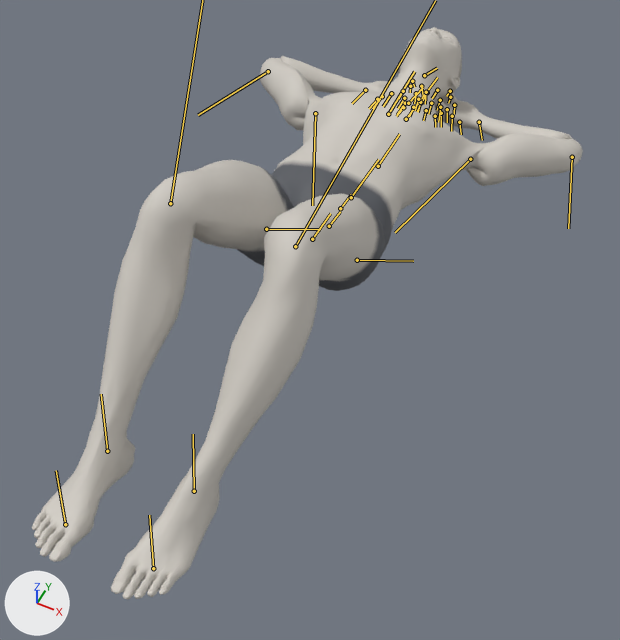
Before and after pictures for a commit that changed the glTF model exports/sit-up.glb.
Camera for both pictures: a 50 mm camera at (0.625, -1.257, 1.404) aimed at (0.085, -0.177, 0.053). Every picture has the same lights, and +X, +Y and +Z are marked at lower left. The picture after the commit comes second. Both versions are drawn at frame 0 of the action 'sit-up'; the numbers are the values there. The bones that change, and the others that lie on the model, are drawn over the model as lines.
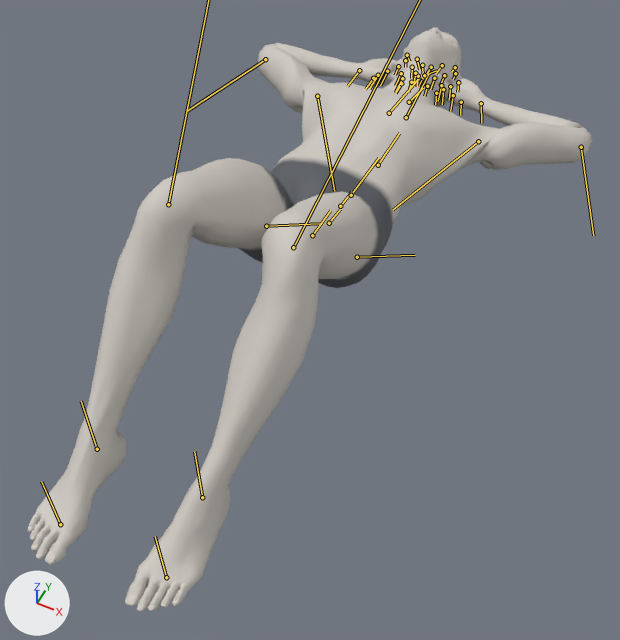
Changed parts and their boxes [x1, y1, x2, y2] in the pictures (620 x 640 px):
'Mesh_0', posed
    before: [32, 27, 583, 599]
    after: [28, 27, 592, 612]
bone 'pelvis', root to tip
    before: (312, 239) to (330, 213)
    after: (312, 235) to (330, 210)
bone 'clavicle_l', root to tip
    before: (406, 119) to (437, 77)
    after: (406, 117) to (428, 74)
bone 'upperarm_l', root to tip
    before: (470, 159) to (395, 232)
    after: (478, 141) to (393, 209)
bone 'lowerarm_l', root to tip
    before: (572, 157) to (568, 228)
    after: (581, 147) to (593, 235)
bone 'hand_l', root to tip
    before: (479, 122) to (482, 140)
    after: (481, 103) to (481, 123)
bone 'clavicle_r', root to tip
    before: (388, 114) to (414, 71)
    after: (389, 113) to (423, 73)
bone 'upperarm_r', root to tip
    before: (315, 113) to (312, 205)
    after: (317, 96) to (334, 191)
bone 'lowerarm_r', root to tip
    before: (268, 71) to (198, 115)
    after: (265, 59) to (187, 111)
bone 'hand_r', root to tip
    before: (365, 90) to (352, 103)
    after: (359, 70) to (347, 86)
bone 'neck_01', root to tip
    before: (408, 103) to (423, 87)
    after: (409, 102) to (423, 88)
bone 'thigh_l', root to tip
    before: (357, 260) to (413, 261)
    after: (357, 257) to (415, 255)
bone 'foot_l', root to tip
    before: (194, 491) to (193, 434)
    after: (202, 497) to (194, 451)
bone 'thigh_r', root to tip
    before: (266, 229) to (320, 229)
    after: (266, 226) to (321, 223)
bone 'foot_r', root to tip
    before: (107, 451) to (101, 394)
    after: (97, 449) to (81, 401)

What the commit changed:
Bone 'pelvis' (bone_pelvis) moves from (-0.01, -0.88, 0.0) to (-0.01, -0.87, 0.0).
Bone 'clavicle_l' (bone_clavicle_l) turns from (-3, 8, 0) to (5, -1, 0) degrees about its own x, y and z.
Bone 'upperarm_l' (bone_upperarm_l) turns from (18, -21, 148) to (42, -26, 124) degrees about its own x, y and z.
Bone 'lowerarm_l' (bone_lowerarm_l) turns from (-65, -73, 106) to (-68, -65, 122) degrees about its own x, y and z.
Bone 'hand_l' (bone_hand_l) turns from (-26, 35, 21) to (-28, 40, 4) degrees about its own x, y and z.
Bone 'clavicle_r' (bone_clavicle_r) turns from (3, -8, 0) to (-5, 1, 0) degrees about its own x, y and z.
Bone 'upperarm_r' (bone_upperarm_r) turns from (-18, 21, 148) to (-42, 26, 124) degrees about its own x, y and z.
Bone 'lowerarm_r' (bone_lowerarm_r) turns from (65, 73, 106) to (68, 65, 122) degrees about its own x, y and z.
Bone 'hand_r' (bone_hand_r) turns from (26, -35, 21) to (28, -40, 4) degrees about its own x, y and z.
Bone 'neck_01' (bone_neck_01) turns from (0, 0, 12) to (0, 0, 14) degrees about its own x, y and z.
Bone 'thigh_l' (bone_thigh_l) turns from (-3, 2, 41) to (-3, 2, 39) degrees about its own x, y and z.
Bone 'calf_l' (bone_calf_l) turns from (-9, 5, -83) to (-6, 5, -82) degrees about its own x, y and z.
Bone 'foot_l' (bone_foot_l) turns from (10, 3, -38) to (7, 3, -47) degrees about its own x, y and z.
Bone 'thigh_r' (bone_thigh_r) turns from (3, -2, 41) to (3, -2, 39) degrees about its own x, y and z.
Bone 'calf_r' (bone_calf_r) turns from (9, -5, -83) to (6, -5, -82) degrees about its own x, y and z.
Bone 'foot_r' (bone_foot_r) turns from (-10, -3, -38) to (-7, -3, -47) degrees about its own x, y and z.
